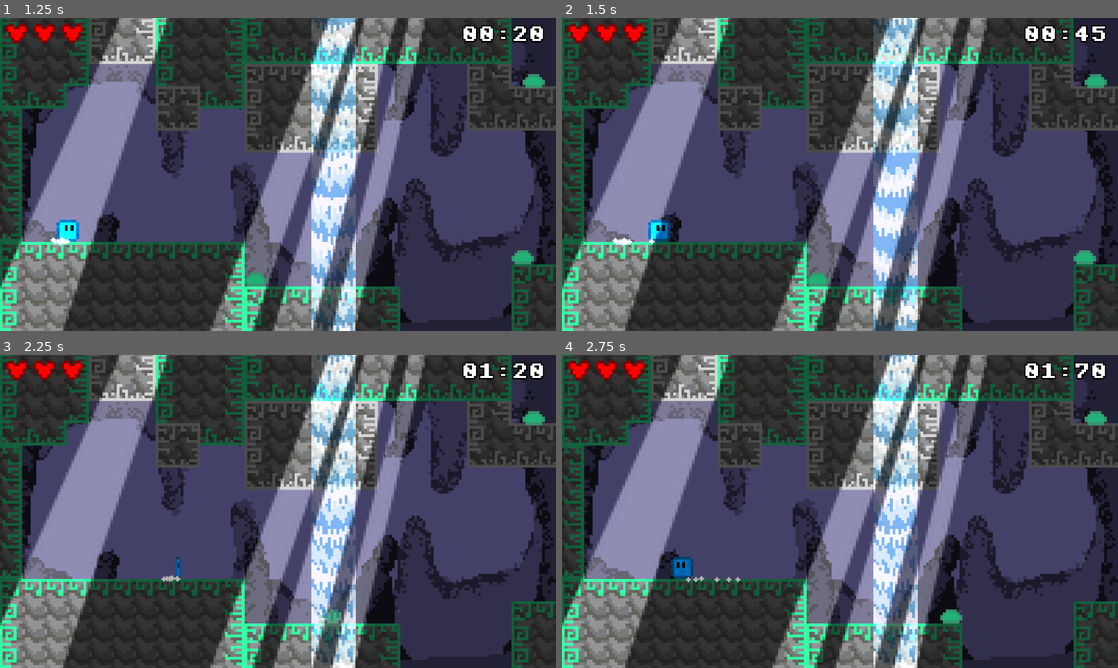
Above: before the commit, frames 1-4 (two rows, left to right).
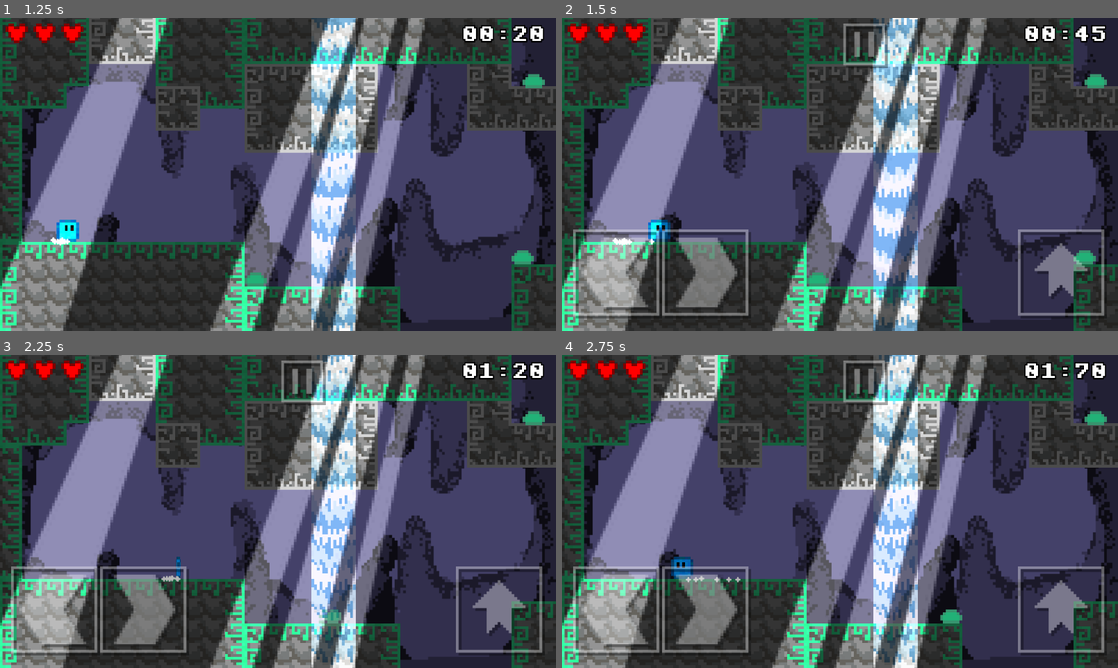
Above: after the commit, the same moments.

Repository: 2max968/LittleJNR
Game: Godot game, scene res://Scenes/Title.tscn
Same seed, same stepped clock (60 frames per second), same inputs: the game is played once before the commit and once after it. Sound files missing from this copy of the repository are replaced by a short silence.
Inputs (mouse positions are in pixels of both pictures, inside the frame that each line leads up to):
- Up to frame 1 (1.25 s): tap Enter (ui_accept) at 0.5 s; move the mouse to (400, 158) at 0.52 s; hold D (move_jump_right) from 0.53 s (still down); hold Shift (move_sprint) from 0.53 s (still down); click (400, 158) at 0.67 s; tap Space (move_jump) at 0.77 s
- Up to frame 2 (1.5 s): keep holding D (move_jump_right); move the mouse to (728, 190) at 1.27 s; release Shift (move_sprint) at 1.28 s; tap Q (move_switchColor1) at 1.35 s; click (728, 190) at 1.42 s
- Up to frame 3 (2.25 s): tap Space (move_jump) at 1.52 s; move the mouse to (333, 442) at 2.02 s; release D (move_jump_right) at 2.03 s; hold Left (move_jump_left) from 2.03 s (still down); tap E (move_switchColor2) at 2.1 s; click (333, 442) at 2.17 s
- Up to frame 4 (2.75 s): keep holding Left (move_jump_left)

Frame 1 is identical in both runs. In frame 2, 7.1% of the frame differs, in the area x 2-98%, y 1-96%; in frame 3, 7.2%; in frame 4, 7.2%.

Commit message:
automatic touch switch

Diff:
--- a/Scripts/Config.gd
+++ b/Scripts/Config.gd
@@ -15,6 +15,12 @@
 		OS.window_fullscreen = fullscreen;
 		saveCfg()
 
+func _input(event):
+	if (event is InputEventKey or event is InputEventJoypadButton) and event.pressed:
+		touchInput = false
+	if event is InputEventScreenTouch and event.pressed:
+		touchInput = true
+
 func loadCfg():
 	var cfg := ConfigFile.new();
 	cfg.load("config.ini");
--- a/project.godot
+++ b/project.godot
@@ -171,10 +171,6 @@
 "events": [  ]
 }
 
-[input_devices]
-
-pointing/emulate_touch_from_mouse=true
-
 [physics]
 
 common/physics_fps=120
Not shown, changed: Savegame.ini
Not shown, added: .Build/Android/Little Jnr.apk
Not shown, added: .Build/Android/Little Jnr.apk.idsig
